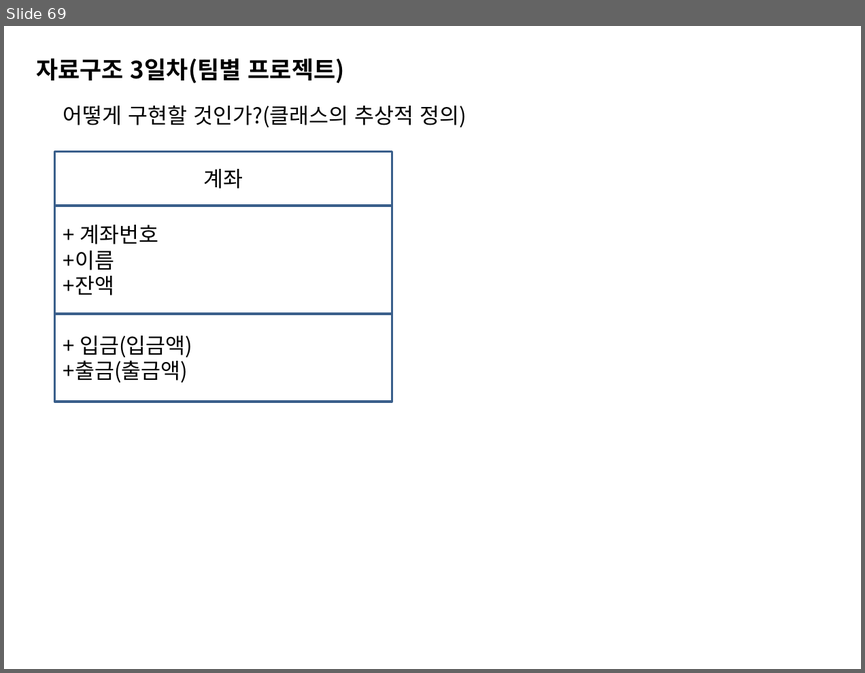
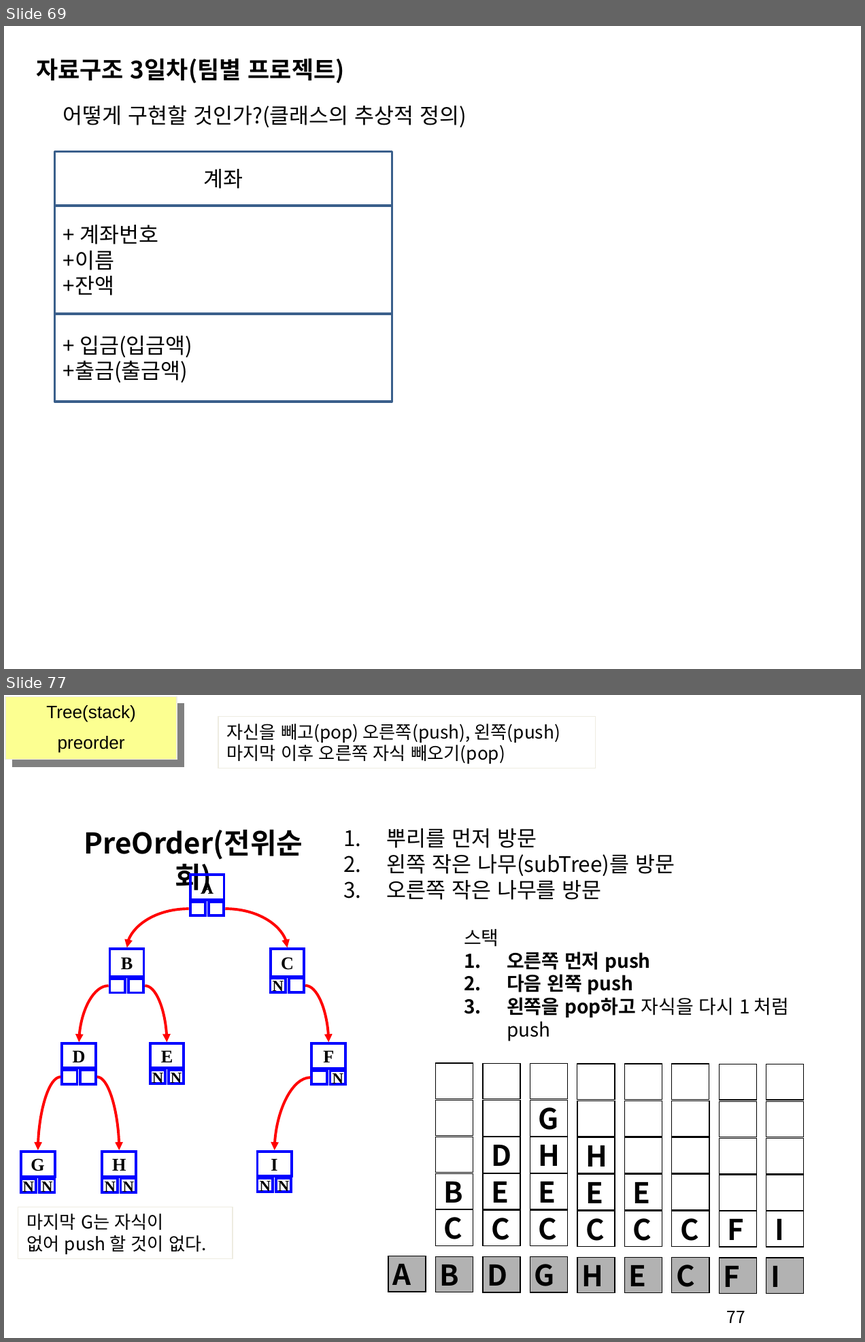
Before and after one commit to sing2song/TILDS, a slide deck: Java자료구조.pptx. Shown one above the other, each under a label of ours: slide 69 before the commit, slides 69 and 77 after it; the slides between them are not shown. The pictures are 865x673 and 865x1342 pixels, drawn with LibreOffice and Linux fonts; fonts in the diff are those of the drawing. Boxes give left, top, right and bottom in pixels: in the first picture for what was removed or moved away, otherwise in the second. Text is boxed around its words. In the diff, an @@ line names an element or a change of style, - is before the commit and + after.

```diff
--- a/Java자료구조.pptx
+++ b/Java자료구조.pptx
@@ slide 77 added at (x1=4, y1=695, x2=861, y2=1338), background #FFFFFF @@
@@ rectangle added at (x1=6, y1=697, x2=177, y2=759), fill #FCFF91, outline #EEECE1 0.75 pt, 15 pt, text #000000 @@
+Tree(stack)
+preorder
@@ rectangle added at (x1=218, y1=717, x2=595, y2=768), outline #EEECE1 0.75 pt, 15 pt, text #000000 @@
+자신을 빼고(pop) 오른쪽(push), 왼쪽(push)
+마지막 이후 오른쪽 자식 빼오기(pop)
@@ text added at (x1=84, y1=829, x2=303, y2=895), 24 pt, text #000000, bold @@
+PreOrder(전위순회)
@@ text added at (x1=386, y1=828, x2=674, y2=900), 18 pt, text #000000 @@
+1. 뿌리를 먼저 방문
+2. 왼쪽 작은 나무(subTree)를 방문
+3. 오른쪽 작은 나무를 방문
@@ text added at (x1=464, y1=929, x2=789, y2=1041), 16 pt, text #000000, bold @@
+스택
+1. 오른쪽 먼저 push
+2. 다음 왼쪽 push
+3. 왼쪽을 pop하고 자식을 다시 1 처럼 push
@@ group added at (x1=21, y1=875, x2=346, y2=1192): 27 rectangles, 8 curved arrows @@
+D
+E
+N
+N
+B
+C
+N
+A
+I
+N
+N
+F
+N
+G
+N
+N
+H
+N
+N
@@ rectangle added at (x1=18, y1=1206, x2=232, y2=1259), outline #EEECE1 0.75 pt, 15 pt, text #000000 @@
+마지막 G는 자식이
+없어 push 할 것이 없다.
@@ group added at (x1=435, y1=1063, x2=804, y2=1246): 40 rectangles @@
+B
+C
+D
+E
+C
+G
+H
+E
+C
+H
+E
+C
+E
+C
+C
+F
+I
@@ rectangle added at (x1=388, y1=1257, x2=425, y2=1292), fill #B2B2B2, outline #000000 0.75 pt, 24 pt, text #000000, bold @@
+A
@@ rectangle added at (x1=435, y1=1257, x2=473, y2=1292), fill #B2B2B2, outline #000000 0.75 pt, 24 pt, text #000000, bold @@
+B
@@ rectangle added at (x1=483, y1=1257, x2=520, y2=1292), fill #B2B2B2, outline #000000 0.75 pt, 24 pt, text #000000, bold @@
+D
@@ rectangle added at (x1=530, y1=1257, x2=567, y2=1292), fill #B2B2B2, outline #000000 0.75 pt, 24 pt, text #000000, bold @@
+G
@@ rectangle added at (x1=577, y1=1257, x2=615, y2=1293), fill #B2B2B2, outline #000000 0.75 pt, 24 pt, text #000000, bold @@
+H
@@ rectangle added at (x1=624, y1=1257, x2=662, y2=1293), fill #B2B2B2, outline #000000 0.75 pt, 24 pt, text #000000, bold @@
+E
@@ rectangle added at (x1=671, y1=1257, x2=708, y2=1293), fill #B2B2B2, outline #000000 0.75 pt, 24 pt, text #000000, bold @@
+C
@@ rectangle added at (x1=719, y1=1257, x2=757, y2=1293), fill #B2B2B2, outline #000000 0.75 pt, 24 pt, text #000000, bold @@
+F
@@ rectangle added at (x1=766, y1=1257, x2=804, y2=1293), fill #B2B2B2, outline #000000 0.75 pt, 24 pt, text #000000, bold @@
+I
@@ page number added at (x1=727, y1=1310, x2=745, y2=1323), 14 pt, text #000000 @@
+77
```
Also in this commit, not shown: 2 slides changed, 18 other slides added, 1 slide removed, 11 other files.
